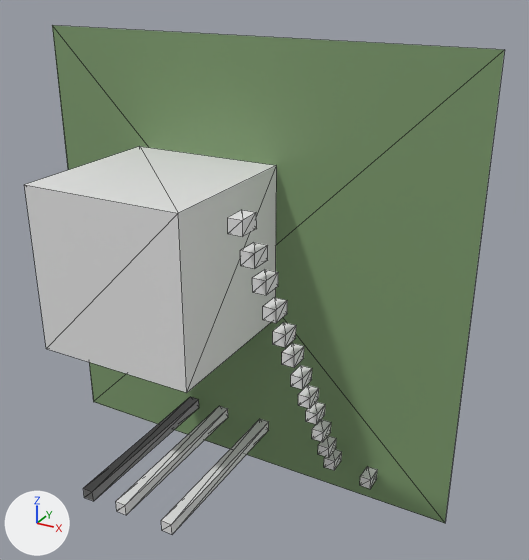
The glTF model data/models/game7_testmap00.glb: old version first, new version second.
Camera for both pictures: a camera (50 mm lens) standing at (30.5, -52.0, 25.6) and looking at (4.8, -5.3, 2.2). Lighting does not change. The marker at lower left points along +X, +Y and +Z. Mesh edges are drawn as thin lines. Vertices at the same position are counted once.

The scene before the commit, as lines of its bpy script (objects in view):
```python
ob_green_cube_003 = bpy.data.objects.new('green cube.003', me_cube_004)
ob_green_cube_003.location = (0.0, 0.0, 0.0)
ob_green_cube_005 = bpy.data.objects.new('green cube.005', me_cube_006)
ob_green_cube_005.location = (0.0, 0.0, 0.0)
ob_green_cube_006 = bpy.data.objects.new('green cube.006', me_cube_007)
ob_green_cube_006.location = (0.0, 0.0, 0.0)
ob_green_cube_012 = bpy.data.objects.new('green cube.012', me_cube_013)
ob_green_cube_012.location = (0.0, 0.0, 0.0)
ob_green_cube_013 = bpy.data.objects.new('green cube.013', me_cube_014)
ob_green_cube_013.location = (0.0, 0.0, 0.0)
ob_green_cube_014 = bpy.data.objects.new('green cube.014', me_cube_015)
ob_green_cube_014.location = (0.0, 0.0, 0.0)
ob_green_cube_015 = bpy.data.objects.new('green cube.015', me_cube_016)
ob_green_cube_015.location = (0.0, 0.0, 0.0)
ob_green_cube_016 = bpy.data.objects.new('green cube.016', me_cube_017)
ob_green_cube_016.location = (0.0, 0.0, 0.0)
ob_green_cube_017 = bpy.data.objects.new('green cube.017', me_cube_018)
ob_green_cube_017.location = (3.15, 0.91, -1.46)
# also in view: 'white cube' at (0.0, 0.0, 0.0); 'green cube.002' at (-6.2, -8.0, -15.7); 'green cube' at (-4.0, -7.0, 3.0); 'green cube.004' at (1.8, -8.0, -15.7)
```
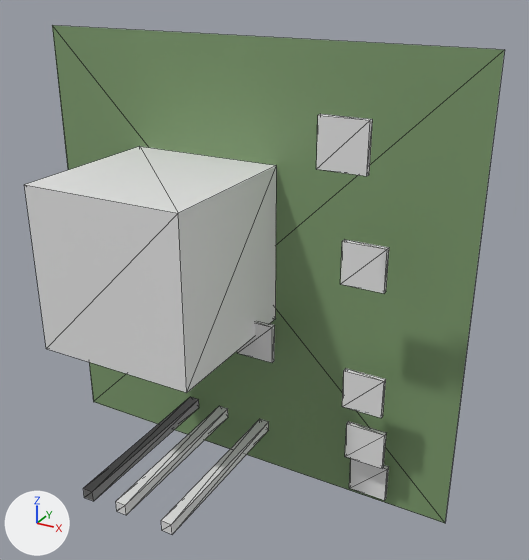
What differs and where, as boxes [x1, y1, x2, y2] in the pictures (529 x 560 px):
'green cube.008', mesh rescaled (190% wider, 162% taller)
    before: [306, 402, 325, 425]
    after: [316, 114, 373, 176]
'green cube.007', mesh rescaled (150% wider, 129% taller)
    before: [312, 419, 331, 442]
    after: [340, 239, 389, 293]
'green cube.005', mesh rescaled (137% wider, 132% taller)
    before: [324, 449, 342, 470]
    after: [342, 368, 386, 418]
'green cube.006', mesh rescaled (121% wider, 113% taller)
    before: [318, 436, 336, 458]
    after: [345, 421, 386, 469]
'green cube.009', mesh rescaled
    before: [298, 385, 319, 409]
    after: [237, 321, 275, 363]
'green cube.017', mesh rescaled, moved
    before: [360, 467, 377, 489]
    after: [349, 459, 389, 500]
'green cube.016', deleted
    before: [228, 210, 257, 237]
'green cube.015', deleted
    before: [240, 242, 268, 269]
'green cube.014', deleted
    before: [252, 269, 278, 295]
'green cube.013', deleted
    before: [263, 297, 287, 323]
'green cube.012', deleted
    before: [273, 322, 296, 348]
'green cube.011', mesh rescaled (not visible afterwards)
    before: [282, 343, 304, 368]
'green cube.010', mesh rescaled (not visible afterwards)
    before: [291, 365, 312, 390]

Diff of the bpy script that builds the scene:
```diff
--- a/data/models/game7_testmap00.glb.py
+++ b/data/models/game7_testmap00.glb.py
@@ me_cube_006 @@
 me_cube_006.from_pydata(...)  # 8 vertices, 12 faces; spans x 9.34..10.34, y -2.53..-0.93, z -16.21..-15.21
+# me_cube_006 part 2: the whole mesh is scaled about its middle by (3.44, 0.261, 3.44), then moved by (3.15, -1.84, 8.94)
@@ me_cube_007 @@
 me_cube_007.from_pydata(...)  # 8 vertices, 12 faces; spans x 9.34..10.34, y -3.97..-2.37, z -13.87..-12.87
+# me_cube_007 part 3: the whole mesh is scaled about its middle by (3.44, 0.261, 3.44), then moved by (3.15, 0.85, 0.71)
@@ me_cube_008 @@
 me_cube_008.from_pydata(...)  # 8 vertices, 12 faces; spans x 9.34..10.34, y -5.35..-3.75, z -11.36..-10.36
+# me_cube_008 part 4: the whole mesh is scaled about its middle by (3.44, 0.261, 3.44), then moved by (3.15, -0.56, 15.8)
@@ me_cube_009 @@
 me_cube_009.from_pydata(...)  # 8 vertices, 12 faces; spans x 9.34..10.34, y -6.7..-5.1, z -8.8..-7.8
+# me_cube_009 part 5: the whole mesh is scaled about its middle by (3.44, 0.261, 3.44), then moved by (3.15, -4.1, 23.19)
@@ me_cube_010 @@
 me_cube_010.from_pydata(...)  # 8 vertices, 12 faces; spans x 9.34..10.34, y -8.13..-6.53, z -6.46..-5.46
+# me_cube_010 part 6: the whole mesh is scaled about its middle by (3.44, 0.261, 3.44), then moved by (-6.88, 3.76, 1.52)
@@ me_cube_011 @@
 me_cube_011.from_pydata(...)  # 8 vertices, 12 faces; spans x 9.34..10.34, y -9.52..-7.92, z -3.96..-2.96
+# me_cube_011 part 7: the whole mesh is scaled about its middle by (3.44, 0.261, 3.44), then moved by (-14.0, 2.69, -0.98)
@@ me_cube_012 @@
 me_cube_012.from_pydata(...)  # 8 vertices, 12 faces; spans x 9.34..10.34, y -11.0..-9.4, z -1.33..-0.33
+# me_cube_012 part 8: the whole mesh is scaled about its middle by (3.44, 0.261, 3.44), then moved by (-18.92, 0.44, -3.61)
@@ me_cube_018 @@
 me_cube_018.from_pydata(...)  # 8 vertices, 12 faces; spans x 9.34..10.34, y -2.53..-0.93, z -16.21..-15.21
+# me_cube_018 part 1: the whole mesh is scaled about its middle by (3.44, 0.261, 3.44), then moved by (3.15, 0.91, -1.46)
@@ ob_green_cube_012 @@
-ob_green_cube_012 = bpy.data.objects.new('green cube.012', me_cube_013)
@@ ob_green_cube_013 @@
-ob_green_cube_013 = bpy.data.objects.new('green cube.013', me_cube_014)
@@ ob_green_cube_014 @@
-ob_green_cube_014 = bpy.data.objects.new('green cube.014', me_cube_015)
@@ ob_green_cube_015 @@
-ob_green_cube_015 = bpy.data.objects.new('green cube.015', me_cube_016)
@@ ob_green_cube_016 @@
-ob_green_cube_016 = bpy.data.objects.new('green cube.016', me_cube_017)
@@ ob_green_cube_017 @@
 ob_green_cube_017 = bpy.data.objects.new('green cube.017', me_cube_018)
-ob_green_cube_017.location = (3.15, 0.91, -1.46)
+ob_green_cube_017.location = (0.0, 0.0, 0.0)
```
